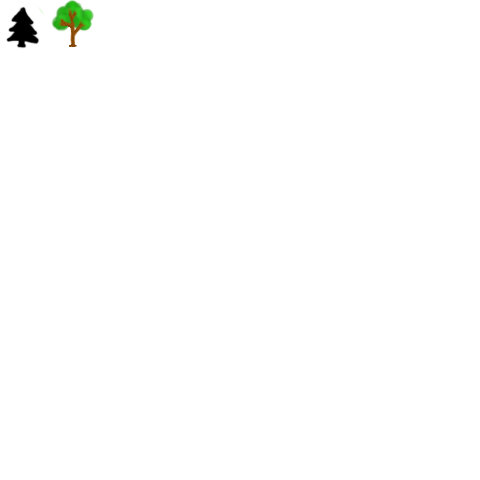
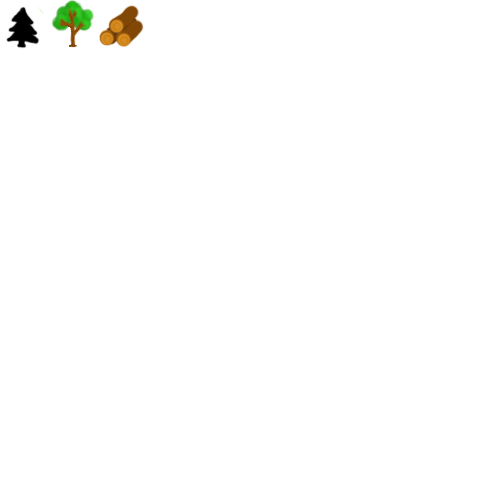
Layers edited between the first and the second 480x480 image:
renamed "0,0" to "icons", painted on it over (99, 4, 144, 48)
